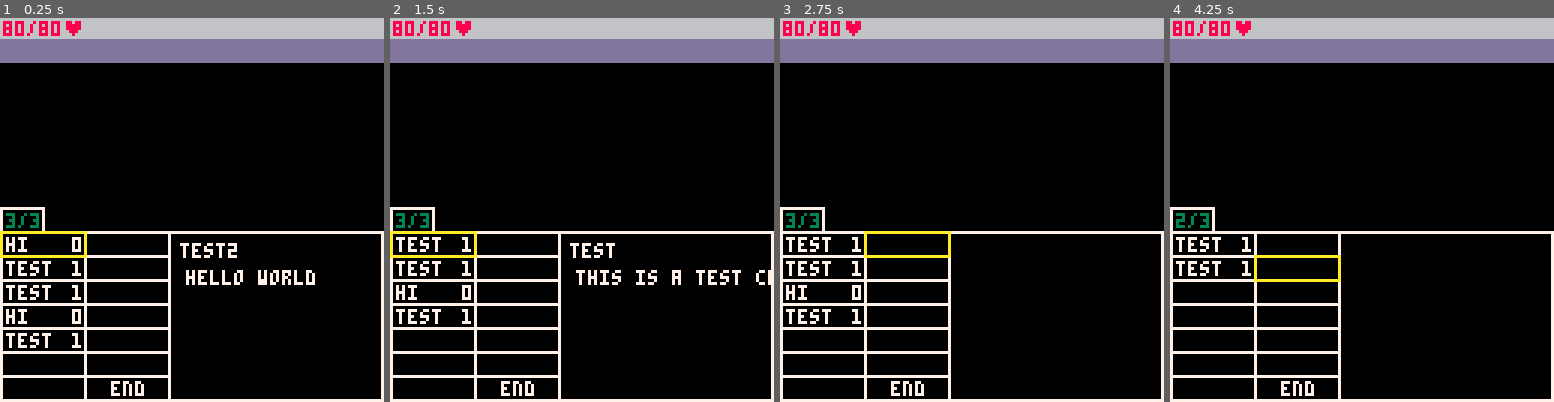
Above: before the commit, frames 1-4 (left to right).
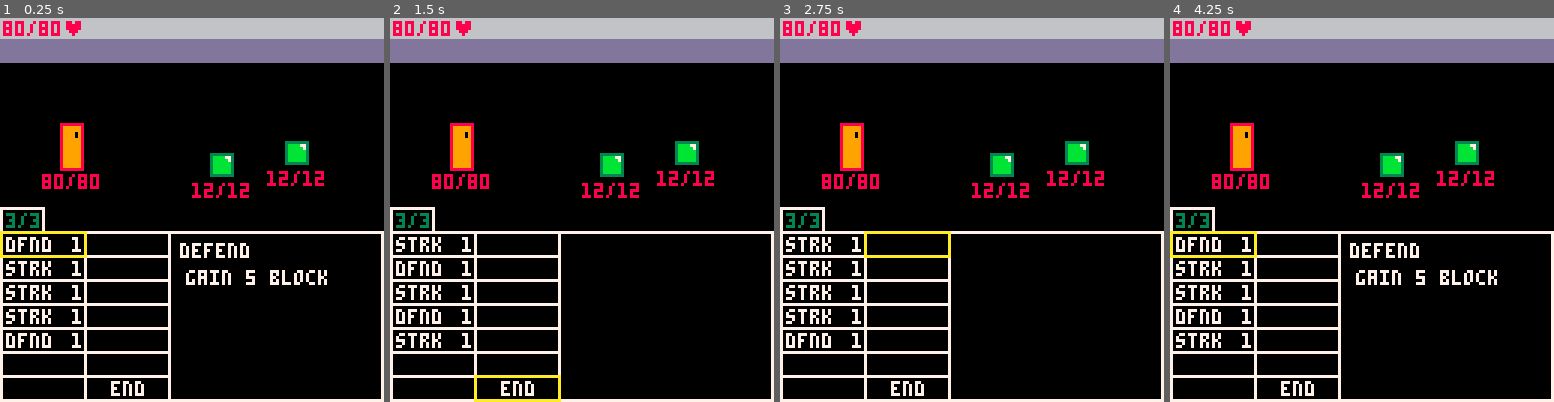
Above: after the commit, the same moments.

Repository: tm44rest/p8-cardgame
Game: PICO-8 cartridge cardgame.p8
The game is run twice, just before and just after one commit, with the same random seed, the same clock (stepped at 60 frames per second) and the same inputs.
Inputs:
- Up to frame 1 (0.25 s): no input
- Up to frame 2 (1.5 s): tap X (X key) at 0.33, 1.07 s; tap O (Z key) at 0.7 s
- Up to frame 3 (2.75 s): hold Right 1.6-2.1 s; tap O (Z key) at 1.7, 2.1, 2.5 s; tap X (X key) at 1.85 s; hold Up 2.15-2.42 s; hold Right from 2.47 s (still down)
- Up to frame 4 (4.25 s): tap O (Z key) every 0.4 s from 2.9 to 4.1 s; tap X (X key) at 2.97, 4.08 s; release Right at 3.03 s; hold Left 3.08-3.58 s; hold Down 3.63-3.97 s; hold Right from 4.02 s (still down)

The runs differ from the first frame. In frame 1, 4.3% of the frame differs, in the area x 1-86%, y 27-86%; in frame 2, 5.3%; in frame 3, 3.5%; in frame 4, 5.5%, in the area x 0-86%, y 27-86%.

Commit message:
basic monster and encounter framework

Diff:
--- a/buttons.lua
+++ b/buttons.lua
@@ -58,7 +58,10 @@
         end
       end
     end
-    local b = create_button(f,e)
+    local g = function ()
+      selected = menu[14]
+    end
+    local b = create_button(f,e,g)
     add(menu, b)
   end
   -- duplicated; refactor
@@ -87,7 +90,10 @@
         enemy_turn_init()
       end
     end
-    local b = create_button(f,e)
+    local g = function ()
+      selected = menu[14]
+    end
+    local b = create_button(f,e,g)
     add(menu, b)
   end
   for i=1,7 do
--- a/cardgame.p8
+++ b/cardgame.p8
@@ -7,8 +7,8 @@
 #include controllers.lua
 #include cards.lua
 #include buttons.lua
+#include monsters.lua
 #include encounters.lua
-#include monsters.lua
 #include player.lua
 
 
--- a/cards.lua
+++ b/cards.lua
@@ -6,16 +6,16 @@
 card_id = 0
 
 -- default card object
-default = {}
-default.name = "unimplemented"
-default.abbreviation = "unimp"
-default.description = "unimplemented"
-default.cost = -1
-function default:discard()
+default_card = {}
+default_card.name = "unimplemented"
+default_card.abbreviation = "unimp"
+default_card.description = "unimplemented"
+default_card.cost = -1
+function default_card:discard()
   del(hand,self)
   add(discard,self)
 end
-function default:play()
+function default_card:play()
   if self.cost <= player_curenergy then
     player_curenergy -= self.cost
     self:effect()
@@ -36,8 +36,9 @@
   -- 2 = uncommon
   -- 3 = rare
   local crd = {
-    __index = default,
-    type = type
+    __index = default_card,
+    type = type,
+    rarity = rarity
   }
   setmetatable(crd, crd)
   add(cardtypes, crd)
@@ -56,24 +57,37 @@
 end
 
 -- test cards
-test = new_cardtype(0,1)
-test.name = "test"
-test.abbreviation = "test"
-test.description = "this is a test card"
+test = new_cardtype(0,0)
+test.name = "strike"
+test.abbreviation = "strk"
+test.description = "deal 5 damage"
 test.cost = 1
 function test:effect()
   sfx(0)
 end
 
-test2 = new_cardtype(2,0)
-test2.name = "test2"
-test2.abbreviation = "hi"
-test2.description = "hello world"
-test2.cost = 0
+test2 = new_cardtype(1,0)
+test2.name = "defend"
+test2.abbreviation = "dfnd"
+test2.description = "gain 5 block"
+test2.cost = 1
 function test2:effect()
   sfx(1)
 end
 
 -- shuffle any table, but used for draw pile primarily
 function shuffle(t)
+  -- Knuth Shuffle
+  for x=0,count(t)-2 do
+    local i=count(t)-x
+    local j = flr(rnd(i))+1
+    swap(t,i,j)
+  end
 end
+
+-- swap elements i and j in table t
+function swap(t,i,j)
+  local temp = t[i]
+  t[i] = t[j]
+  t[j] = temp
+end
--- a/controllers.lua
+++ b/controllers.lua
@@ -20,9 +20,11 @@
 -- potentially break combat update fn into player turn vs enemy turn
 combat = {}
 function combat:init()
+  -- test with encounter 1
+  encounter1()
+
   -- create menu buttons
   menu = create_menu_buttons()
-  selected = menu[1]
   for c in all(deck) do
     add(draw,c)
   end
@@ -84,6 +86,15 @@
   -- draw menu button
   selected.draw()
 
+  -- draw monsters
+  for m in all(monsters) do
+    m:draw()
+  end
+
+  -- draw player
+  spr(1,20,35,1,2)
+  print(player_curhp .. "/" .. player_maxhp,14,52,8)
+
 end
 
 function player_turn_init()
@@ -96,6 +107,7 @@
       draw_card()
     end
   end
+  selected = menu[1]
 end
 
 function enemy_turn_init()
--- a/encounters.lua
+++ b/encounters.lua
@@ -0,0 +1,4 @@
+encounter1 = function()
+  create_monster(green_slime,70,45)
+  create_monster(green_slime,95,41)
+end
--- a/monsters.lua
+++ b/monsters.lua
@@ -0,0 +1,37 @@
+monstertypes = {}
+monsters = {} -- monsters in current encounter
+
+-- default monster
+monster = {}
+--refactor individual draw functions to accomodate a sprite table (with
+-- height and width accounted for)
+
+
+function new_monstertype()
+  local m = {
+    __index = monster
+  }
+  setmetatable(m,m)
+  add(monstertypes, m)
+  return m
+end
+
+function create_monster(mnstr,x,y)
+  local m = {
+    __index = mnstr,
+    x = x,
+    y = y,
+    curhp=mnstr.maxhp
+  }
+  setmetatable(m,m)
+  add(monsters, m)
+  return m
+end
+
+green_slime = new_monstertype()
+green_slime.maxhp = 12
+green_slime.name = "green slime"
+function green_slime:draw()
+  spr(207,self.x,self.y)
+  print(self.curhp .. "/" .. self.maxhp,self.x-6,self.y+10,8)
+end
Not shown, changed: 107 lines of the sprite sheet (__gfx__) section of cardgame.p8
